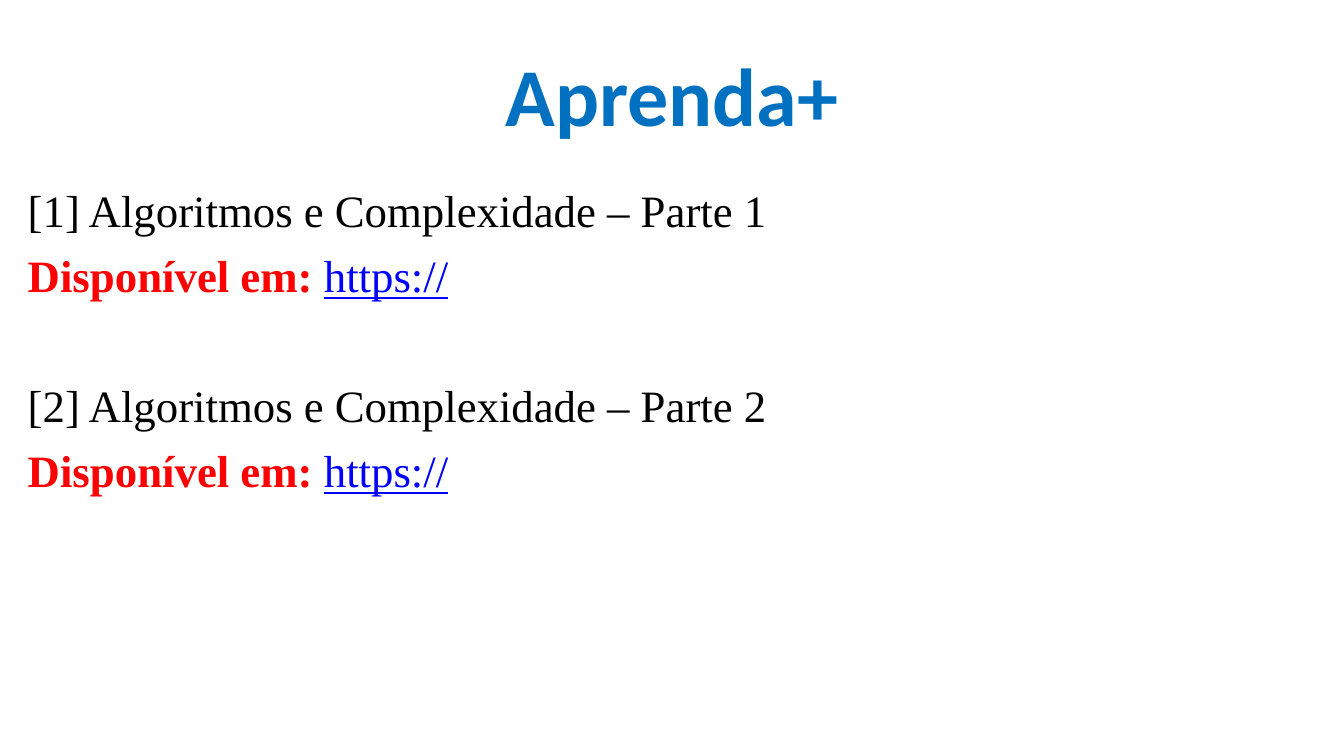
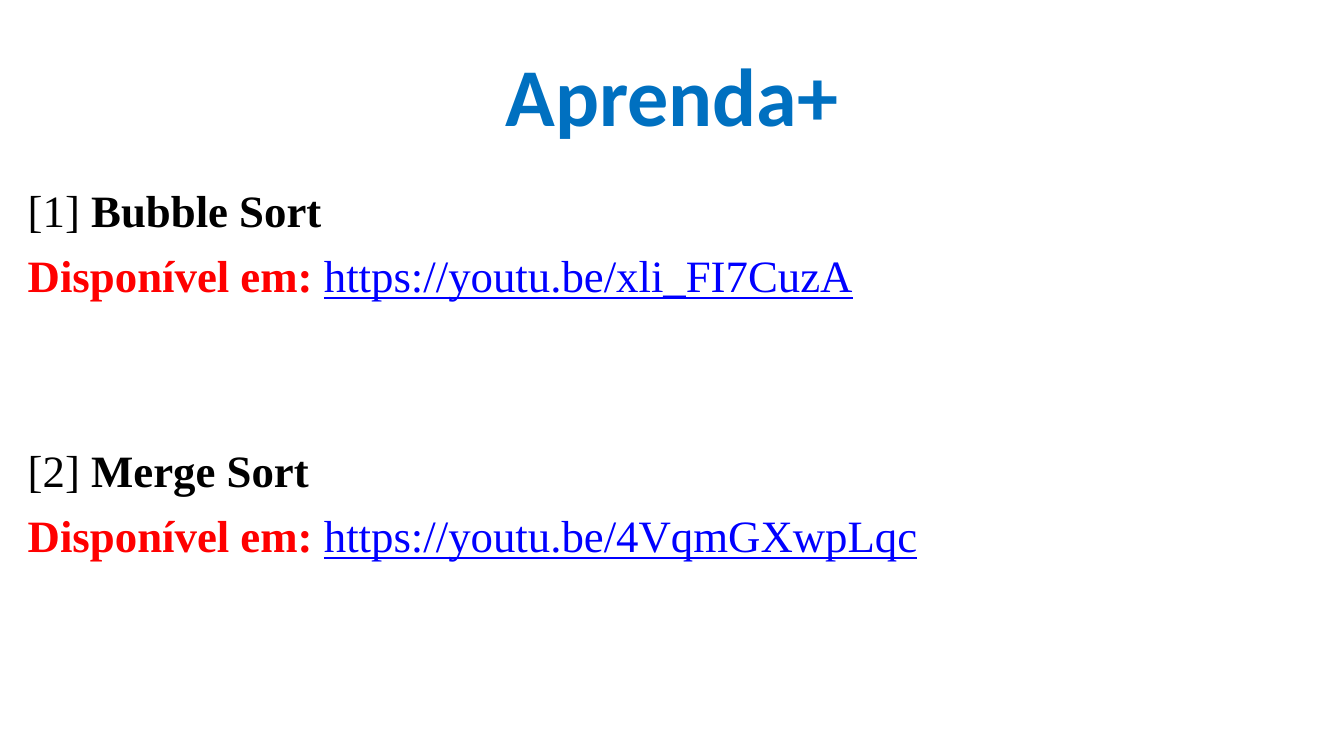
Before and after one commit to CloudEducationBrazil/WydenAlgoritmosEComplexidade, a slide deck: slide 37 of 01 Classes/Aula 04 - Algoritmos e Complexidade - Algoritmos de Ordenação.pptx (slide 5 before the commit). Drawn at 1344x756 pixels with LibreOffice and Linux fonts; fonts in the diff are those of the drawing; background and template pictures are left out. Boxes give left, top, right and bottom in pixels: in the first picture for what was removed or moved away, otherwise in the second. Text is boxed around its words. In the diff, an @@ line names an element or a change of style, - is before the commit and + after.

Commit message:
Alg e Compl - Alg de Ordenação 01Set2025 ...

```diff
--- a/01 Classes/Aula 04 - Algoritmos e Complexidade - Algoritmos de Ordenação.pptx
+++ b/01 Classes/Aula 04 - Algoritmos e Complexidade - Algoritmos de Ordenação.pptx
@@ text at (x1=28, y1=196, x2=917, y2=562): text changed; text colour #000000 to #0000FF @@
-[1] Algoritmos e Complexidade – Parte 1
-Disponível em: https://
-[2] Algoritmos e Complexidade – Parte 2
-Disponível em: https://
+[1] Bubble Sort
+Disponível em: https://youtu.be/xli_FI7CuzA
+[2] Merge Sort
+Disponível em: https://youtu.be/4VqmGXwpLqc
```
Also in this commit, not shown: 5 other slides changed, 32 slides added, 12 other files.
